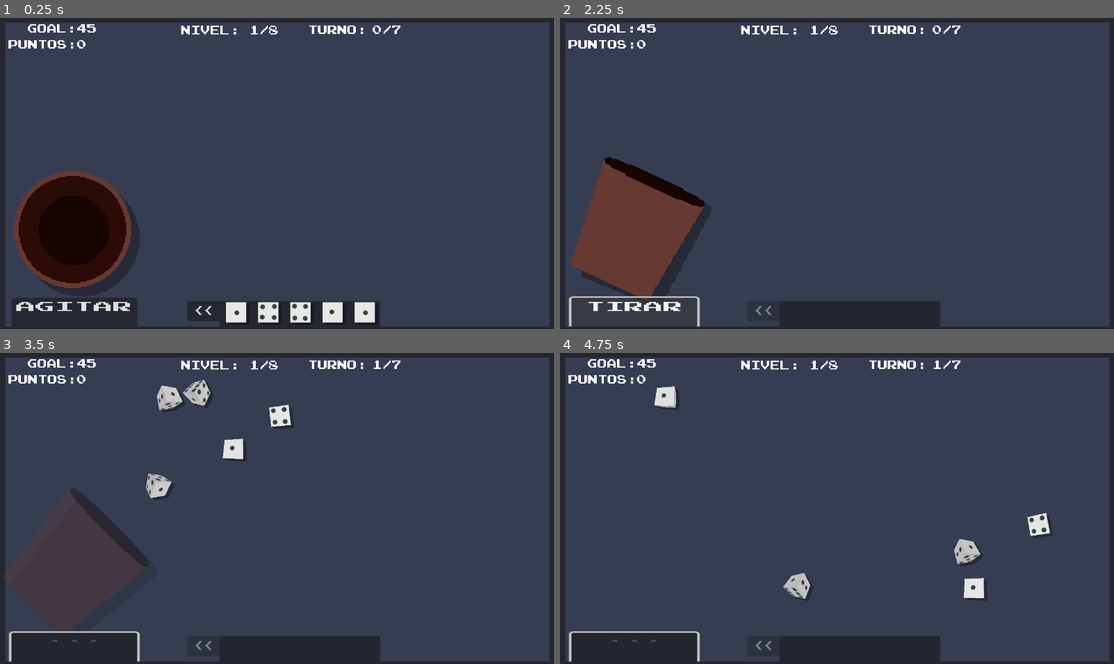
Above: before the commit, frames 1-4 (two rows, left to right).
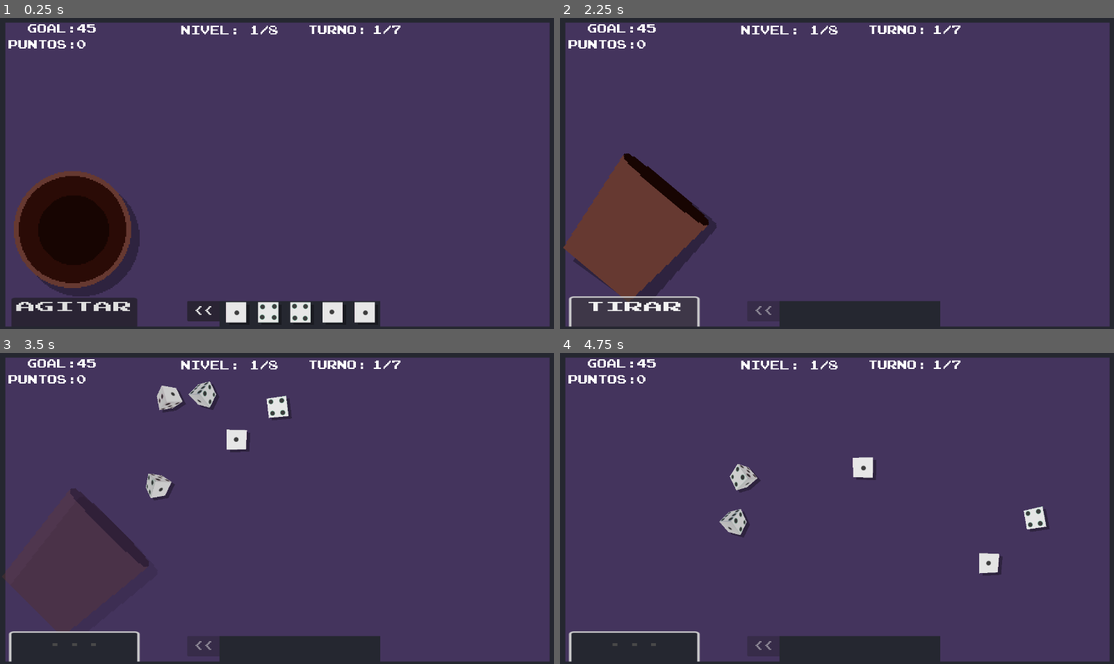
Above: after the commit, the same moments.

Repository: mcerdeira/generala-dice
Game: Godot game, scene res://scenes/main.tscn
Two runs of this game, one before a commit and one after it. Both use one fixed random seed, a clock stepped at 60 frames per second and the inputs below. Sound files missing from this copy of the repository are replaced by a short silence.
Inputs (mouse positions are in pixels of both pictures, inside the frame that each line leads up to):
- Up to frame 1 (0.25 s): no input
- Up to frame 2 (2.25 s): click "AGITAR" at 0.5 s; click "<<" at 1.25 s; click "AGITAR" at 2 s
- Up to frame 3 (3.5 s): click "TIRAR" at 2.75 s
- Up to frame 4 (4.75 s): move the mouse to (958, 492) at 3.52 s; press the mouse at (958, 492) at 3.53 s; release the mouse at (958, 492) at 4.25 s; drag from (726, 524) to (997, 499) at 4.27 s

The runs differ from the first frame. In frame 1, less than 0.1% of the frame differs, in the area x 67-69%, y 2-6%; in frame 2, 2.1%; in frame 3, 1.0%; in frame 4, 2.7%, in the area x 9-90%, y 10-95%.

Commit message:
Musica, sfx, bugs

Diff:
--- a/project.godot
+++ b/project.godot
@@ -13,7 +13,7 @@
 config/name="generala"
 run/main_scene="res://scenes/main.tscn"
 config/features=PackedStringArray("4.2", "Forward Plus")
-boot_splash/bg_color=Color(0.211765, 0.239216, 0.321569, 1)
+boot_splash/bg_color=Color(0.266667, 0.203922, 0.364706, 1)
 boot_splash/show_image=false
 boot_splash/fullsize=false
 boot_splash/use_filter=false
@@ -57,4 +57,4 @@
 [rendering]
 
 textures/canvas_textures/default_texture_filter=0
-environment/defaults/default_clear_color=Color(0.211765, 0.239216, 0.321569, 1)
+environment/defaults/default_clear_color=Color(0.266667, 0.203922, 0.364706, 1)
--- a/scenes/Beaker.gd
+++ b/scenes/Beaker.gd
@@ -1,11 +1,17 @@
 extends Node2D
 var shaking = false
 @export var DiceMan : Node2D
+var first = true
+var trailing = "\n\n"
+var shaking_sfx = null
+
+func _ready():
+	Global.Beaker = self
 
 func reset():
 	z_index = -100
 	#$Label.visible = true
-	$Button.text = "AGITAR\n\n"
+	$Button.text = "AGITAR" + trailing
 	$sprite.frame = 0
 	$sprite.rotation_degrees = 0
 	$AnimationPlayer2.play_backwards("new_animation")
@@ -27,37 +33,50 @@
 	Global.dices_used = DiceMan.dices.size()
 	if DiceMan.dices.size() >= Global.minforTurn():
 		if !shaking:
+			shaking_sfx = Global.play_sound(Global.ShakeSFX)
 			DiceMan.clearSelected()
 			var dices = get_tree().get_nodes_in_group("dices")
 			for d in dices:
 				d.show_enfasis(false)
 
+			for d in DiceMan.dices:
+				d.initialize()
+
 			Global.Status = Global.Statuses.SHAKING
 			DiceMan.arrange()
-			$Button.text = "TIRAR\n\n"
+			$Button.text = "TIRAR" + trailing
 			shaking = true
 			#$Label.visible = false
 			$sprite.frame = 1
 			z_index = 1000
 			$AnimationPlayer.play("new_animation")
 		else:
-			Global.Next()
+			if first:
+				first = false
+			else:
+				Global.Next()
+
+			if shaking_sfx:
+				shaking_sfx.stop()
+				shaking_sfx = null
+
 			Global.Status = Global.Statuses.THROWING
 			Global.point_list.fade_out()
-			$Button.text = "...\n\n\n"
+			$Button.text = "..." + trailing
 			shaking = false
 			$sprite.frame = 1
 			$AnimationPlayer.stop()
 			$sprite.rotation_degrees = 45
 			DiceMan.throw()
 			$AnimationPlayer2.play("new_animation")
-			await get_tree().create_timer(1).timeout
+			await get_tree().create_timer(0.5).timeout
+			Global.play_sound(Global.RollSFX)
+			await get_tree().create_timer(0.5).timeout
 			$beakerbounce/collider.set_deferred("disabled", false)
 
 func _on_area_2d_area_entered(area):
 	if Global.Status == Global.Statuses.IDLE:
 		if area.is_in_group("dices"):
-			area.initialize()
 			DiceMan.add_me(area)
 
 func _on_area_2d_area_exited(area):
--- a/scenes/Beaker.tscn
+++ b/scenes/Beaker.tscn
@@ -103,6 +103,7 @@
 libraries = {
 "": SubResource("AnimationLibrary_vd5po")
 }
+speed_scale = 1.6
 
 [node name="AnimationPlayer2" type="AnimationPlayer" parent="."]
 libraries = {
--- a/scenes/main.gd
+++ b/scenes/main.gd
@@ -1,6 +1,15 @@
 extends Node2D
 var dices = []
 var cant_throw = true
+
+func _ready():
+	Global.Temardo = preload("res://music/dados.wav")
+	Global.ShakeSFX = preload("res://sfx/shaking.wav")
+	Global.RollSFX = preload("res://sfx/roll.wav")
+	Global.DiceclickSFX = preload("res://sfx/dice_click.wav")
+	Global.ScoreSFX = preload("res://sfx/score.wav")
+	Global.ClickSFX = preload("res://sfx/button_click.wav")
+	Music.play(Global.Temardo)
 
 func _physics_process(delta):
 	if Input.is_action_just_pressed("toggle_fullscreen"):
@@ -46,6 +55,7 @@
 		e += 1
 
 func arrange2():
+	Global.play_sound(Global.DiceclickSFX)
 	var e = 1
 	var speeds = [0, 0.1, 0.1, 0.2, 0.3, 0.3]
 	var _dices = get_tree().get_nodes_in_group("dices")
--- a/scenes/pointlist.gd
+++ b/scenes/pointlist.gd
@@ -317,9 +317,11 @@
 	for i in range($items.item_count):
 		$items.deselect(i)
 
-func _on_button_pressed():
-	Global.InternarlTurn = 0
+func _on_button_pressed(): #ANOTAR
+	Global.play_sound(Global.ScoreSFX)
+	Global.InternarlTurn = 1
 	Global.Points += current_points
+	Global.Beaker.first = true
 	current_points = null
 
 	var dices = get_tree().get_nodes_in_group("dices")
@@ -328,17 +330,25 @@
 		d.restart_position()
 
 	blocked_games.append(current_index)
-	Global.CheckWin()
-
 	fade_out()
+	Global.Next()
 
 func _on_items_item_selected(index):
+	if index == current_index:
+		current_index = -1
+		$items.deselect(index)
+		var dices = get_tree().get_nodes_in_group("dices")
+		show_enfasis(dices, false)
+		current_points = 0
+		return
+
 	current_points = $items2.get_item_text(index)
 	current_index = index
 	if current_points == "-":
 		current_points = 0
 	else:
 		current_points = int(current_points)
+		Global.play_sound(Global.ClickSFX)
 
 	var dices = get_tree().get_nodes_in_group("dices")
 	show_enfasis(dices, false)
--- a/scenes/wall_1.tscn
+++ b/scenes/wall_1.tscn
@@ -14,5 +14,5 @@
 
 [node name="collider" type="CollisionShape2D" parent="."]
 visible = false
-position = Vector2(-17, 321.5)
+position = Vector2(-20, 322.5)
 shape = SubResource("RectangleShape2D_kggvd")
--- a/scripts/Global.gd
+++ b/scripts/Global.gd
@@ -1,6 +1,12 @@
 extends Node
 var dices_used = 0
 var FULLSCREEN = false
+var Temardo = null
+var ShakeSFX = null
+var RollSFX = null
+var DiceclickSFX = null
+var ScoreSFX = null
+var ClickSFX = null
 
 enum Statuses {
 	IDLE,
@@ -31,37 +37,33 @@
 
 var Level = 1
 var LevelMax = 8
-var Turn = 0
-var InternarlTurn = 0
+var Turn = 1
+var InternarlTurn = 1
 var TurnMax = 7
 var Points = 0
 var Goal = 45
-var Goals = [0, 45, 65, 75, 85, 95, 100, 150, 200]
+var Goals = [0, 45, 65, 85, 95, 100, 120, 150, 250]
 var GameOver = false
-
-func CheckWin():
-	if Points >= Goal:
-		NextLevel()
+var Beaker = null
 
 func Next():
 	Turn += 1
 	InternarlTurn += 1
-	if Turn > TurnMax:
+	if Turn == TurnMax:
 		if Points < Goal:
 			gameover(false)
 		else:
 			NextLevel()
-	else:
-		CheckWin()
 
 func NextLevel():
 	Level += 1
 	if Level > LevelMax:
 		gameover(true)
 	else:
+		Global.Beaker.first = true
 		Global.Points = 0
-		Global.Turn = 0
-		Global.InternarlTurn = 0
+		Global.Turn = 1
+		Global.InternarlTurn = 1
 		Global.point_list.next_level()
 		Goal = Goals[Level]
 
@@ -71,10 +73,10 @@
 		Global.GameOver = true
 
 func minforTurn():
-	if InternarlTurn == 0:
+	if InternarlTurn == 1:
 		return 5
 	else:
-		return 1
+		return 0
 
 func pick_random(container):
 	if typeof(container) == TYPE_DICTIONARY:
Not shown, added: music/dados.wav.import
Not shown, added: sfx/button_click.wav.import
Not shown, added: sfx/dice_click.wav.import
Not shown, added: sfx/roll.wav.import
Not shown, added: sfx/score.wav.import
Not shown, added: sfx/shaking.wav.import
Not shown, added: music/dados.oga
Not shown, added: music/dados.wav
Not shown, added: sfx/button_click.wav
Not shown, added: sfx/dice_click.wav
Not shown, added: sfx/roll.wav
Not shown, added: sfx/score.wav
(and 1 more such lines)
